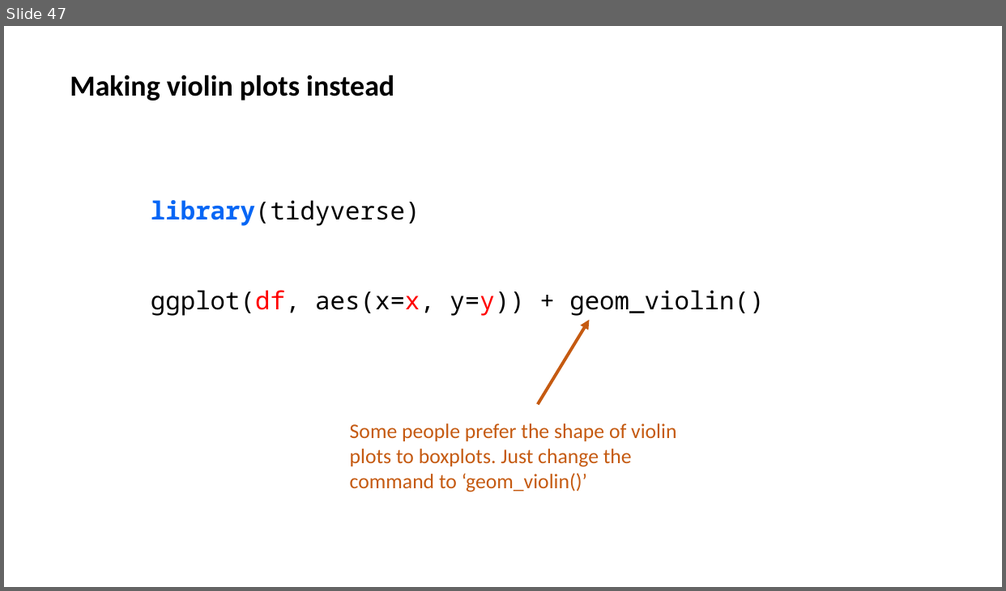
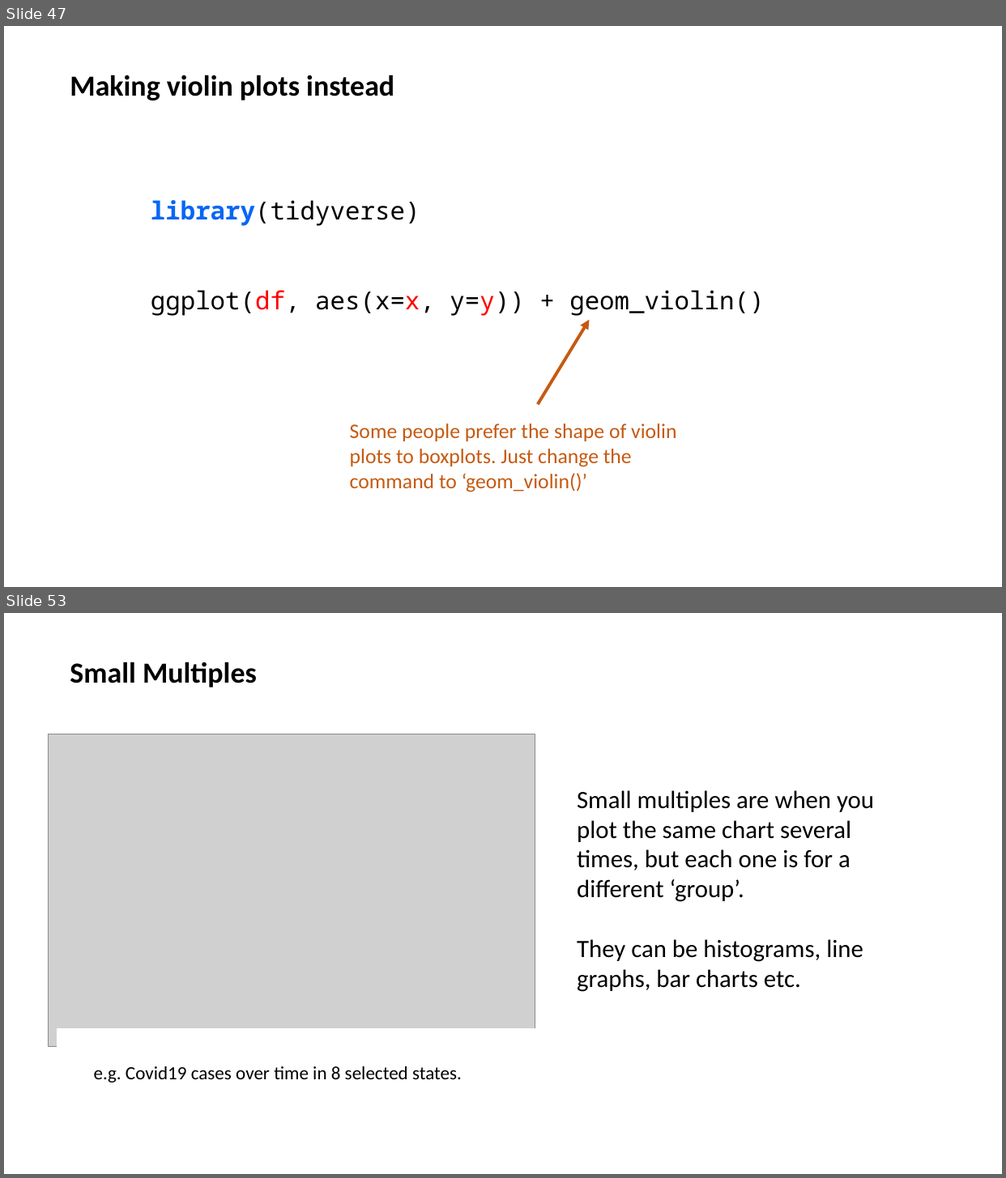
Before and after one commit to jalapic/PSY317L, a slide deck: slides/intro_ggplot2.pptx. Shown one above the other, each under a label of ours: slide 47 before the commit, slides 47 and 53 after it; the slides between them are not shown. The pictures are 1006x591 and 1006x1178 pixels, drawn with LibreOffice and Linux fonts; fonts in the diff are those of the drawing; grey boxes stand for pictures. Boxes give left, top, right and bottom in pixels: in the first picture for what was removed or moved away, otherwise in the second. Text is boxed around its words. In the diff, an @@ line names an element or a change of style, - is before the commit and + after.

```diff
--- a/slides/intro_ggplot2.pptx
+++ b/slides/intro_ggplot2.pptx
@@ slide 53 added at (4, 613, 1002, 1174), background #FFFFFF @@
@@ text added at (70, 662, 257, 688), 28 pt, text #000000, bold @@
+Small Multiples
@@ picture added at (49, 735, 535, 1047) @@
@@ text added at (577, 790, 874, 992), 24 pt, text #000000 @@
+Small multiples are when you plot the same chart several times, but each one is for a different ‘group’.
+They can be histograms, line graphs, bar charts etc.
@@ rectangle added at (57, 1029, 535, 1058), fill #FFFFFF, outline #FFFFFF 1 pt @@
@@ text added at (94, 1067, 462, 1083), 18 pt, text #000000 @@
+e.g. Covid19 cases over time in 8 selected states.
```
Also in this commit, not shown: 10 other slides added, 2 slides removed, 2 other files.
